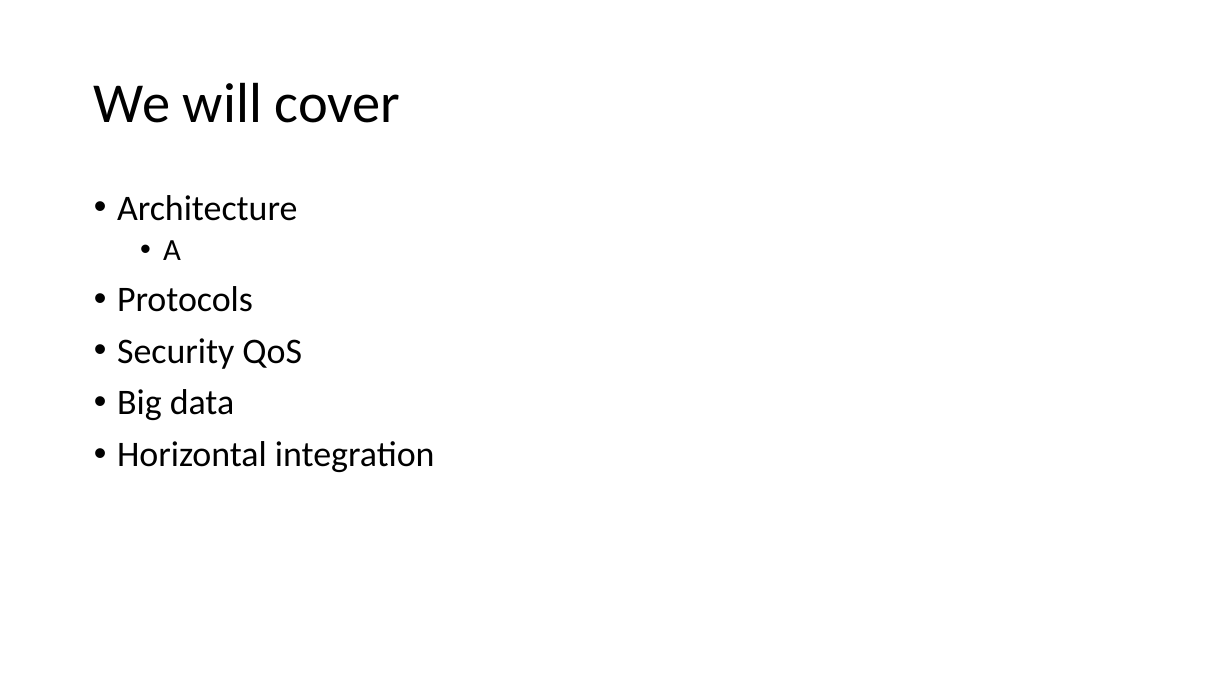
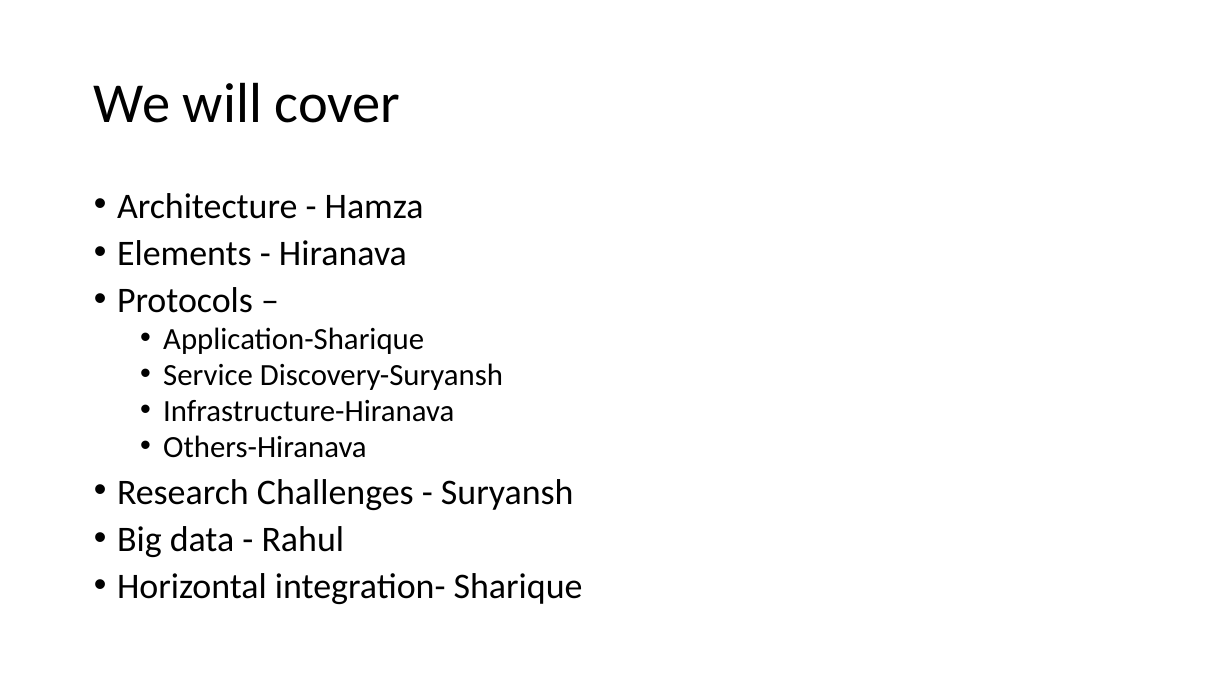
Before and after one commit to IoThingers/TermProject, a slide deck: slide 3 of PaperPresentation.pptx. Drawn at 1232x693 pixels with LibreOffice and Linux fonts; fonts in the diff are those of the drawing. Boxes give left, top, right and bottom in pixels: in the first picture for what was removed or moved away, otherwise in the second. Text is boxed around its words. In the diff, an @@ line names an element or a change of style, - is before the commit and + after.

Commit message:
Slide with division of work

```diff
--- a/PaperPresentation.pptx
+++ b/PaperPresentation.pptx
@@ text at box(117, 193, 583, 604): text changed @@
-• Architecture
-  • A
-• Protocols
-• Security QoS
-• Big data
-• Horizontal integration
+• Architecture - Hamza
+• Elements - Hiranava
+• Protocols –
+  • Application-Sharique
+  • Service Discovery-Suryansh
+  • Infrastructure-Hiranava
+  • Others-Hiranava
+• Research Challenges - Suryansh
+• Big data - Rahul
+• Horizontal integration- Sharique
```
